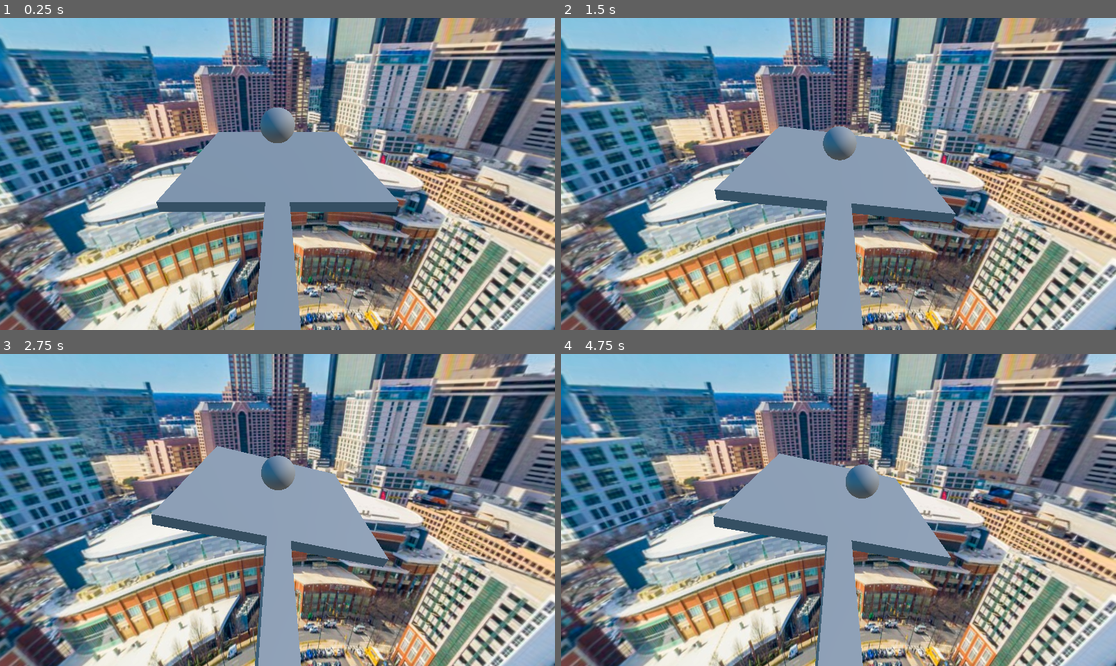
Above: before the commit, frames 1-4 (two rows, left to right).
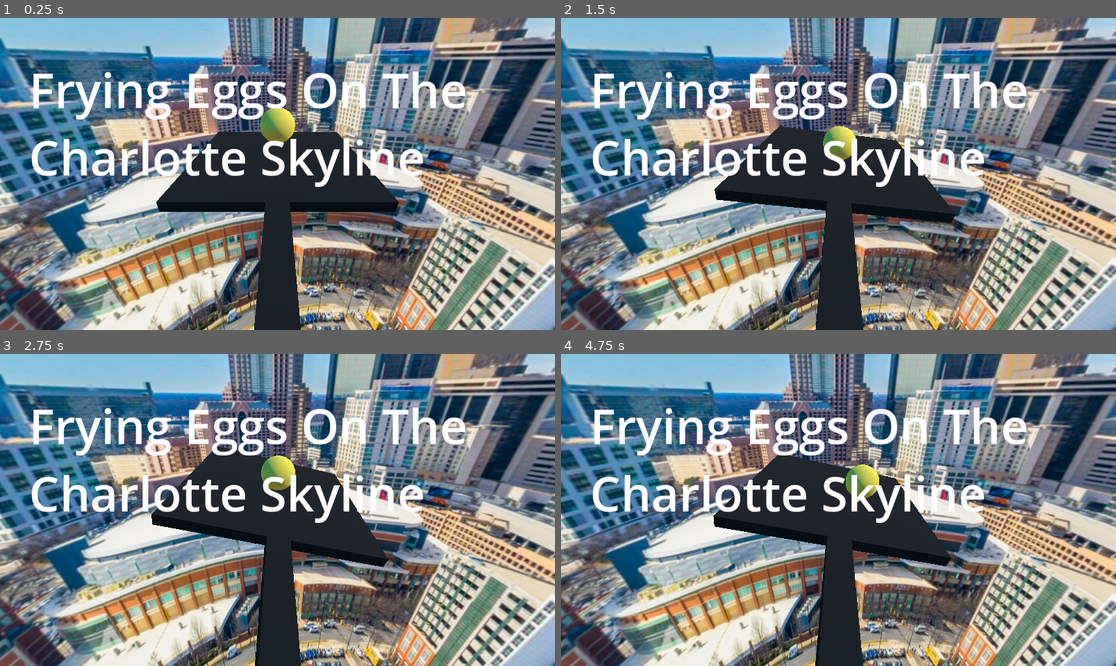
Above: after the commit, the same moments.

Repository: dallen72/Frying-Eggs-On-the-Charlotte-Skyline
Game: Godot game, scene res://node_3d.tscn
Two runs of this game, one before a commit and one after it. Both use one fixed random seed, a clock stepped at 60 frames per second and the inputs below.
Inputs:
- Up to frame 1 (0.25 s): no input
- Up to frame 2 (1.5 s): tap Enter (ui_accept) at 0.5, 0.77, 1.25 s
- Up to frame 3 (2.75 s): tap Enter (ui_accept) at 1.52, 2 s
- Up to frame 4 (4.75 s): tap Enter (ui_accept) at 2.75, 3.02, 3.77, 4.52 s

The runs differ from the first frame. In frame 1, 17% of the frame differs, in the area x 5-84%, y 17-100%; in frame 2, 16%; in frame 3, 17%; in frame 4, 16%.

Commit message:
changed colors of objects; added a title

Diff:
--- a/ball.tscn
+++ b/ball.tscn
@@ -1,8 +1,12 @@
-[gd_scene load_steps=3 format=3 uid="uid://sexbqjx30dhi"]
+[gd_scene load_steps=4 format=3 uid="uid://sexbqjx30dhi"]
 
 [sub_resource type="SphereShape3D" id="SphereShape3D_w0b7t"]
 
+[sub_resource type="StandardMaterial3D" id="StandardMaterial3D_e53vr"]
+albedo_color = Color(0.964706, 0.843137, 0.282353, 1)
+
 [sub_resource type="SphereMesh" id="SphereMesh_isxjq"]
+material = SubResource("StandardMaterial3D_e53vr")
 radius = 0.1
 height = 0.2
 
--- /dev/null
+++ b/menu.tscn
@@ -0,0 +1,34 @@
+[gd_scene load_steps=2 format=3 uid="uid://dm7ui1q6dab41"]
+
+[sub_resource type="Theme" id="Theme_3q58u"]
+default_font_size = 100
+
+[node name="CanvasLayer" type="CanvasLayer"]
+
+[node name="Control" type="Control" parent="."]
+layout_mode = 3
+anchors_preset = 15
+anchor_right = 1.0
+anchor_bottom = 1.0
+grow_horizontal = 2
+grow_vertical = 2
+
+[node name="MarginContainer" type="MarginContainer" parent="Control"]
+layout_mode = 1
+anchors_preset = 15
+anchor_right = 1.0
+anchor_bottom = 1.0
+grow_horizontal = 2
+grow_vertical = 2
+theme_override_constants/margin_left = 60
+theme_override_constants/margin_top = 80
+theme_override_constants/margin_right = 60
+
+[node name="VBoxContainer" type="VBoxContainer" parent="Control/MarginContainer"]
+layout_mode = 2
+
+[node name="title" type="Label" parent="Control/MarginContainer/VBoxContainer"]
+layout_mode = 2
+theme = SubResource("Theme_3q58u")
+text = "Frying Eggs On The Charlotte Skyline"
+autowrap_mode = 2
--- a/node_3d.tscn
+++ b/node_3d.tscn
@@ -1,8 +1,9 @@
-[gd_scene load_steps=11 format=3 uid="uid://bjtyui8bubeoo"]
+[gd_scene load_steps=14 format=3 uid="uid://bjtyui8bubeoo"]
 
 [ext_resource type="Script" path="res://node_3d.gd" id="1_tc2qq"]
 [ext_resource type="PackedScene" uid="uid://sexbqjx30dhi" path="res://ball.tscn" id="2_lvcmm"]
 [ext_resource type="Texture2D" uid="uid://c3nhfwjh7h7m1" path="res://charlotte-skyline-1.jpg" id="3_7pftx"]
+[ext_resource type="PackedScene" uid="uid://dm7ui1q6dab41" path="res://menu.tscn" id="4_stici"]
 
 [sub_resource type="BoxShape3D" id="BoxShape3D_qwjf4"]
 size = Vector3(0.1, 0.05, 0.5)
@@ -10,10 +11,18 @@
 [sub_resource type="BoxShape3D" id="BoxShape3D_1aojl"]
 size = Vector3(1, 0.05, 1)
 
+[sub_resource type="StandardMaterial3D" id="StandardMaterial3D_f5msr"]
+albedo_color = Color(0, 0, 0, 0)
+
 [sub_resource type="BoxMesh" id="BoxMesh_taiq5"]
+material = SubResource("StandardMaterial3D_f5msr")
 size = Vector3(0.5, 0.05, 0.5)
 
+[sub_resource type="StandardMaterial3D" id="StandardMaterial3D_kbehu"]
+albedo_color = Color(0, 0, 0, 0)
+
 [sub_resource type="BoxMesh" id="BoxMesh_lk86k"]
+material = SubResource("StandardMaterial3D_kbehu")
 
 [sub_resource type="PanoramaSkyMaterial" id="PanoramaSkyMaterial_l6a0d"]
 panorama = ExtResource("3_7pftx")
@@ -80,5 +89,7 @@
 [node name="WorldEnvironment" type="WorldEnvironment" parent="."]
 environment = SubResource("Environment_u4cvn")
 
+[node name="menu" parent="." instance=ExtResource("4_stici")]
+
 [connection signal="timeout" from="panRotationTimer" to="." method="_on_pan_rotation_timer_timeout"]
 [connection signal="timeout" from="panCalibrateTimer" to="." method="_on_pan_calibrate_timer_timeout"]
